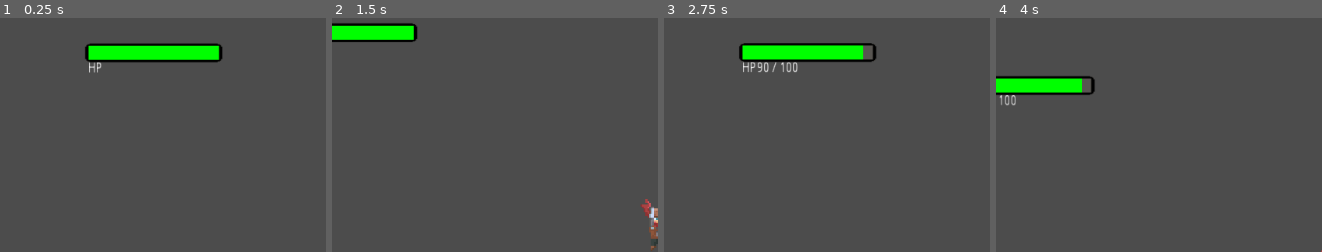
Above: before the commit, frames 1-4 (left to right).
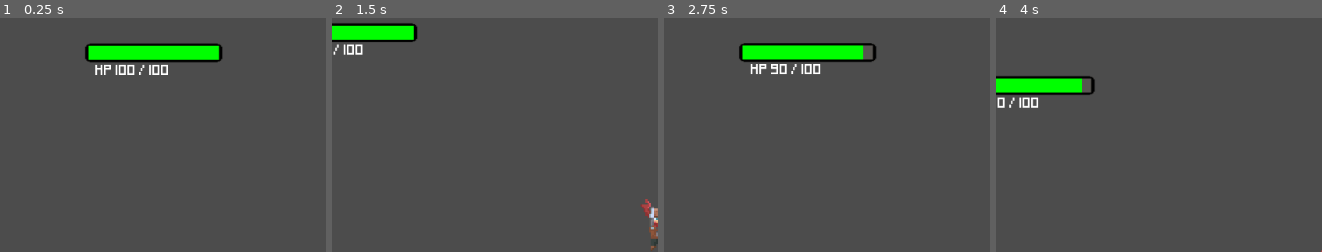
Above: after the commit, the same moments.

Repository: VicentGJ/ProyectoIP
Game: Godot game, scene res://scenes/world.tscn
The game is run twice, just before and just after one commit, with the same random seed, the same clock (stepped at 60 frames per second) and the same inputs.
Inputs (mouse positions are % of the whole screen's width and height, from its top left):
- Up to frame 1 (0.25 s): no input
- Up to frame 2 (1.5 s): move the mouse to (88, 45) at 0.52 s; hold Right (ui_right) from 0.53 s (still down); click (88, 45) at 0.6 s; tap Space (jump) at 0.77 s; move the mouse to (37, 55) at 1.27 s; tap Ctrl (slide) at 1.35 s
- Up to frame 3 (2.75 s): tap Space (jump) at 1.52 s; move the mouse to (74, 28) at 2.02 s; release Right (ui_right) at 2.03 s; hold Left (ui_left) from 2.03 s (still down); tap T (test_action) at 2.1 s
- Up to frame 4 (4 s): move the mouse to (55, 70) at 2.77 s; release Left (ui_left) at 2.78 s; hold Right (ui_right) from 2.78 s (still down); click (55, 70) at 2.85 s; tap Space (jump) at 3.02, 3.77 s; move the mouse to (98, 65) at 3.52 s; tap Ctrl (slide) at 3.6 s
The pictures show only the part of the screen within x 0-50%, y 0-50%; the shares and areas given below are measured in that part.

The runs differ from the first frame. In frame 1, 0.6% of the frame differs, in the area x 27-52%, y 18-25%; in frame 2, 0.3%; in frame 3, 0.7%, in the area x 24-49%, y 18-24%; in frame 4, 0.4%.

Commit message:
added font

Diff:
--- a/scenes/health_bar.tscn
+++ b/scenes/health_bar.tscn
@@ -1,9 +1,15 @@
-[gd_scene load_steps=5 format=2]
+[gd_scene load_steps=7 format=2]
 
 [ext_resource path="res://sprites/ui/life_bar2.png" type="Texture" id=1]
 [ext_resource path="res://sprites/ui/life_bar3.png" type="Texture" id=2]
 [ext_resource path="res://scripts/health_bar.gd" type="Script" id=3]
 [ext_resource path="res://sprites/ui/life_bar1.png" type="Texture" id=4]
+[ext_resource path="res://fonts/Pixeled.ttf" type="DynamicFontData" id=5]
+
+[sub_resource type="DynamicFont" id=1]
+size = 11
+use_mipmaps = true
+font_data = ExtResource( 5 )
 
 [node name="HealthBar" type="Control" groups=["ui"]]
 anchor_right = 1.0
@@ -47,34 +53,21 @@
 
 [node name="update_hp_bar" type="Tween" parent="."]
 
+[node name="numeric_hp_update" type="Tween" parent="."]
+
 [node name="low_hp_pulse" type="Tween" parent="."]
 repeat = true
 playback/repeat = true
 
-[node name="HpLabel" type="Label" parent="."]
-margin_left = 108.0
-margin_top = 136.0
-margin_right = 126.0
-margin_bottom = 150.0
-rect_scale = Vector2( 1, 1.3 )
-text = "HP"
+[node name="current_hp" type="Label" parent="."]
+margin_left = 106.0
+margin_top = 127.0
+margin_right = 188.0
+margin_bottom = 164.0
+custom_fonts/font = SubResource( 1 )
+text = "HP 100 / 100"
 align = 1
 valign = 1
 __meta__ = {
 "_edit_use_anchors_": false
 }
-
-[node name="current_hp" type="Label" parent="."]
-margin_left = 123.0
-margin_top = 136.0
-margin_right = 176.0
-margin_bottom = 150.0
-rect_scale = Vector2( 1, 1.3 )
-align = 1
-valign = 1
-percent_visible = -0.142857
-__meta__ = {
-"_edit_use_anchors_": false
-}
-
-[node name="numeric_hp_update" type="Tween" parent="current_hp"]
--- a/scenes/world.tscn
+++ b/scenes/world.tscn
@@ -60,18 +60,11 @@
 margin_right = 72.0
 margin_bottom = 90.0
 
-[node name="HpLabel" parent="player/HealthBar" index="4"]
+[node name="current_hp" parent="player/HealthBar" index="5"]
 margin_left = -48.0
-margin_top = 77.0
-margin_right = -30.0
-margin_bottom = 91.0
-
-[node name="current_hp" parent="player/HealthBar" index="5"]
-margin_left = -29.0
-margin_top = 77.0
-margin_right = 24.0
-margin_bottom = 91.0
-percent_visible = 1.0
+margin_top = 67.0
+margin_right = 65.0
+margin_bottom = 104.0
 
 [node name="areas" parent="." instance=ExtResource( 74 )]
 position = Vector2( -1, -18 )
--- a/scripts/health_bar.gd
+++ b/scripts/health_bar.gd
@@ -11,33 +11,41 @@
 	if change > 0: #damage
 		update_tween.interpolate_property(health_under, "value", health_over.value,health_over.value - change, 0.4,Tween.TRANS_LINEAR,Tween.EASE_IN,0.2)
 		update_tween.start()
-		$current_hp/numeric_hp_update.interpolate_method(self, "numeric_hpCount",health_under.value, health_over.value,0.4,Tween.TRANS_EXPO,Tween.EASE_IN)
-		$current_hp/numeric_hp_update.start()
+		$numeric_hp_update.interpolate_method(self, "numeric_hpCount",health_under.value, health_over.value,0.4,Tween.TRANS_EXPO,Tween.EASE_IN)
+		$numeric_hp_update.start()
 		health_over.value -= change
+
 	elif change < 0: #healing
 		health_under.value -= change
 		update_tween.interpolate_property(health_over, "value", health_over.value,health_under.value, 0.4,Tween.TRANS_LINEAR,Tween.EASE_IN,0.2)
 		update_tween.start()
-	$current_hp/numeric_hp_update.interpolate_method(self, "numeric_hpCount",health_under.value, health_over.value,0.4,Tween.TRANS_EXPO,Tween.EASE_IN)
+
+	$numeric_hp_update.interpolate_method(self, "numeric_hpCount",health_under.value, health_over.value,0.4,Tween.TRANS_LINEAR,Tween.EASE_IN)
 	set_hpColor(health_over.value)
+
 
 func set_hpColor(health):
 	if health < health_over.max_value * 0.2:
 		health_over.tint_progress = Color.red
 		hp_pulse.interpolate_property(health_over, "tint_progress", Color.darkred, Color.red, 0.4, Tween.TRANS_SINE,Tween.EASE_IN_OUT)
 		hp_pulse.start()
+
 	elif health < health_over.max_value * 0.4:
 		health_over.tint_progress = Color.orangered
 		hp_pulse.set_active(false)
+
 	elif health < health_over.max_value * 0.5:
 		health_over.tint_progress = Color.orange
 		hp_pulse.set_active(false)
+
 	elif health < health_over.max_value * 0.6:
 		health_over.tint_progress = Color.yellow
 		hp_pulse.set_active(false)
-	elif health > health_over.max_value * 0.6:
+
+	else:
 		health_over.tint_progress = Color.green
 		hp_pulse.set_active(false)
 
+
 func numeric_hpCount(value):
-	$current_hp.text = str(round(value)) + " / " + str($health_over.max_value)
+	$current_hp.text = "HP " + str(round(value)) + " / " + str($health_over.max_value)
Binary file added: fonts/Pixeled.ttf
